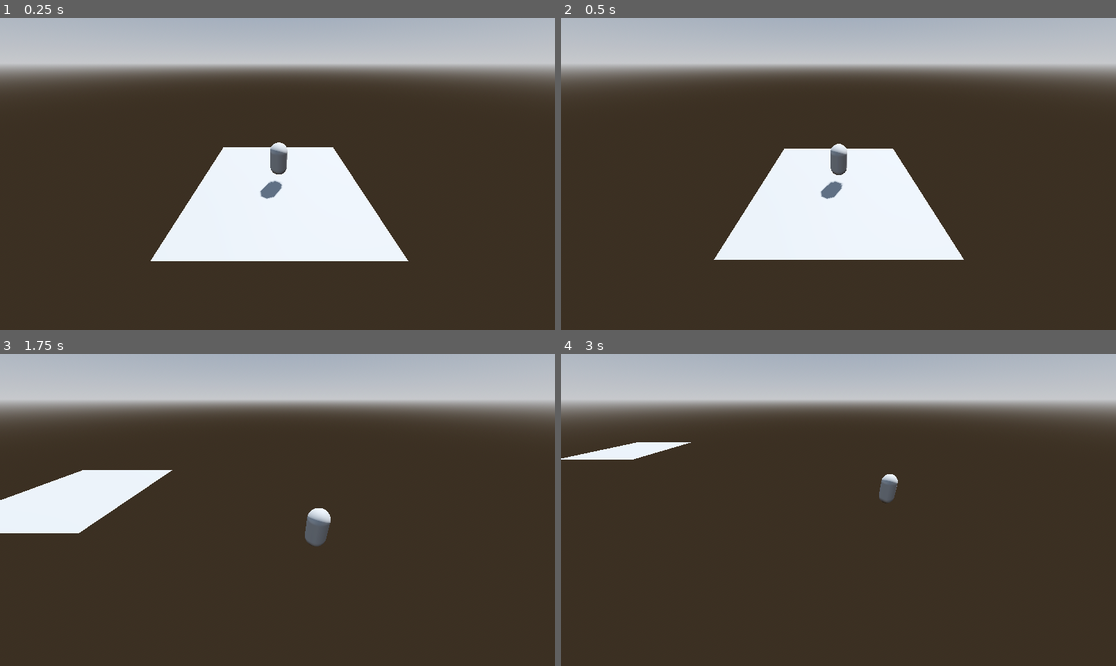
Above: before the commit, frames 1-4 (two rows, left to right).
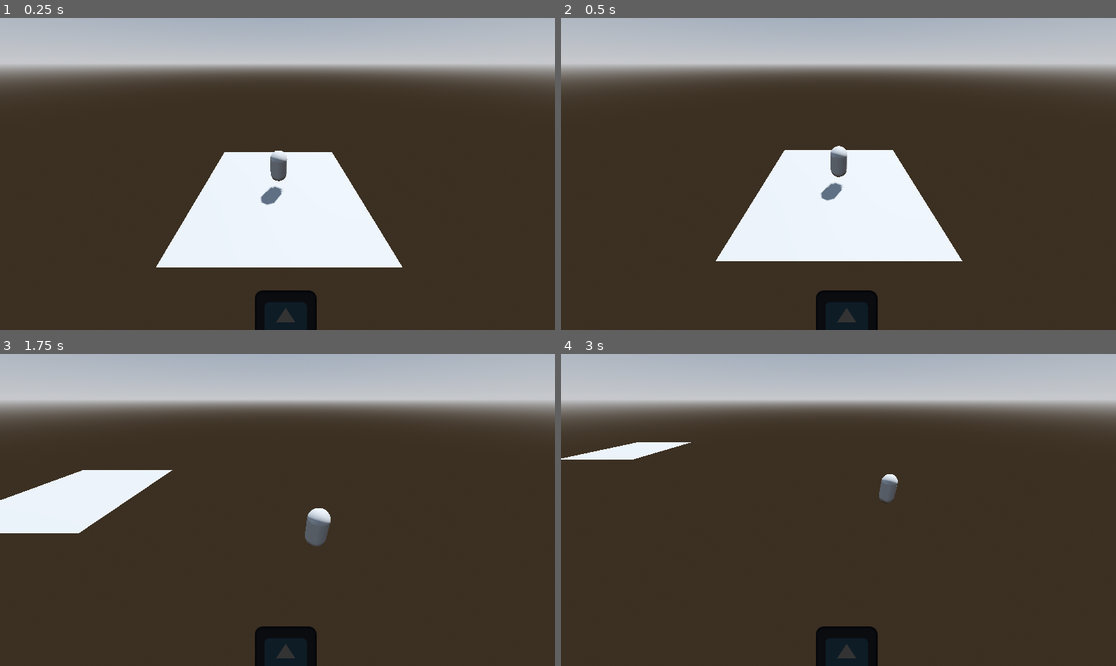
Above: after the commit, the same moments.

Repository: RadekWalaszczyk/ProjektJez
Game: Godot game, scene res://Scenes/test_scene.tscn
Two runs of this game, one before a commit and one after it. Both use one fixed random seed, a clock stepped at 60 frames per second and the inputs below. The engine's default icon, where the game draws it, is replaced by a stand-in: a white triangle on a blue panel in a dark square. Sound files missing from this copy of the repository are replaced by a short silence.
Inputs:
- Up to frame 1 (0.25 s): no input
- Up to frame 2 (0.5 s): no input
- Up to frame 3 (1.75 s): tap Enter (ui_accept) at 0.5, 0.6, 0.77, 1.07, 1.35, 1.52 s; hold D (ui_right) 0.53-1.28 s; hold S (ui_down) from 1.28 s (still down)
- Up to frame 4 (3 s): tap Enter (ui_accept) at 1.82, 2.1, 2.85 s; release S (ui_down) at 2.03 s; hold D (ui_right) 2.03-2.78 s; hold W (ui_up) from 2.78 s (still down)

The runs differ from the first frame. In frame 1, 3.7% of the frame differs, in the area x 27-74%, y 39-100%; in frame 2, 2.0%; in frame 3, 1.3%; in frame 4, 1.3%.

Commit message:
Prototype

Diff:
--- a/Prefabs/Player.tscn
+++ b/Prefabs/Player.tscn
@@ -1,7 +1,11 @@
-[gd_scene load_steps=5 format=3 uid="uid://cjt64ue20a5f1"]
+[gd_scene load_steps=9 format=3 uid="uid://cjt64ue20a5f1"]
 
 [ext_resource type="Script" path="res://Scripts/PlayerController.gd" id="1_dyoh4"]
 [ext_resource type="Script" path="res://Scripts/CameraController.gd" id="2_rb82a"]
+[ext_resource type="Script" path="res://Scripts/SpellController.gd" id="3_ynroj"]
+[ext_resource type="Script" path="res://Scripts/BeatManager.gd" id="4_58vux"]
+[ext_resource type="Texture2D" uid="uid://gh88pfdp6dlv" path="res://icon.svg" id="4_xoeax"]
+[ext_resource type="AudioStream" uid="uid://btdi3q8sq7be7" path="res://Music/Ben-10-Season-1-2-Opening-Theme-_English_-_HD_.mp3" id="6_cgpye"]
 
 [sub_resource type="CapsuleMesh" id="CapsuleMesh_md0lt"]
 
@@ -12,9 +16,6 @@
 
 [node name="PlayerController" type="CharacterBody3D" parent="."]
 script = ExtResource("1_dyoh4")
-MaxSpeed = 20.0
-Acceleration = 100.0
-Friction = 80.0
 
 [node name="PlayerBody" type="MeshInstance3D" parent="PlayerController"]
 transform = Transform3D(1, 0, 0, 0, 1, 0, 0, 0, 1, 0, 1, 0)
@@ -26,9 +27,29 @@
 shape = SubResource("CapsuleShape3D_sp17g")
 
 [node name="CameraController" type="Camera3D" parent="." node_paths=PackedStringArray("PlayerToFollow")]
-transform = Transform3D(1, 0, 0, 0, 0.815461, 0.578812, 0, -0.578812, 0.815461, -0.258678, 5.03265, 7.43828)
+transform = Transform3D(1, 0, 0, 0, 0.815461, 0.578812, 0, -0.578812, 0.815461, -0.258678, 6.83637, 7.43828)
 fov = 90.0
 script = ExtResource("2_rb82a")
 PlayerToFollow = NodePath("../PlayerController")
 ZOffset = 10.0
 FollowTime = 5.0
+
+[node name="SpellController" type="Node" parent="." node_paths=PackedStringArray("Beat")]
+script = ExtResource("3_ynroj")
+BeatMargin = 0.35
+Beat = NodePath("../BeatManager")
+
+[node name="DebugBeat" type="TextureRect" parent="SpellController"]
+offset_left = 529.0
+offset_top = 566.0
+offset_right = 657.0
+offset_bottom = 694.0
+texture = ExtResource("4_xoeax")
+
+[node name="BeatManager" type="AudioStreamPlayer2D" parent="."]
+stream = ExtResource("6_cgpye")
+autoplay = true
+script = ExtResource("4_58vux")
+bpm = 135
+
+[node name="StartTimer" type="Timer" parent="BeatManager"]
--- /dev/null
+++ b/Scripts/BeatManager.gd
@@ -0,0 +1,77 @@
+extends AudioStreamPlayer2D
+
+class_name BeatManager
+
+@export var bpm := 100
+@export var measures := 4
+
+# Tracking the beat and song position
+var song_position = 0.0
+var song_position_in_beats = 1
+var sec_per_beat = 60.0 / bpm
+var last_reported_beat = 0
+var beats_before_start = 0
+var measure = 1
+
+# Determining how close to the beat an event is
+var closest = 0
+var time_off_beat = 0.0
+
+signal beat(position)
+signal measure_signal(position)
+
+
+func _ready():
+	sec_per_beat = 60.0 / bpm
+
+
+func _physics_process(_delta):
+	if playing:
+		song_position = get_playback_position() + AudioServer.get_time_since_last_mix()
+		song_position -= AudioServer.get_output_latency()
+		song_position_in_beats = int(floor(song_position / sec_per_beat)) + beats_before_start
+		_report_beat()
+
+
+func _report_beat():
+	if last_reported_beat < song_position_in_beats:
+		if measure > measures:
+			measure = 1
+		emit_signal("beat", song_position_in_beats)
+		emit_signal("measure_signal", measure)
+		last_reported_beat = song_position_in_beats
+		measure += 1
+
+
+func play_with_beat_offset(num):
+	beats_before_start = num
+	$StartTimer.wait_time = sec_per_beat
+	$StartTimer.start()
+
+
+func time_to_closest_beat() -> Vector2:
+	closest = int(round((song_position / sec_per_beat) / song_position_in_beats) * song_position_in_beats)
+	time_off_beat = abs(closest * sec_per_beat - song_position)
+	print(song_position_in_beats)
+	return Vector2(closest, time_off_beat)
+
+
+func play_from_beat(beat, offset):
+	play()
+	seek(beat * sec_per_beat)
+	beats_before_start = offset
+	measure = beat % measures
+
+
+func _on_StartTimer_timeout():
+	song_position_in_beats += 1
+	if song_position_in_beats < beats_before_start - 1:
+		$StartTimer.start()
+	elif song_position_in_beats == beats_before_start - 1:
+		$StartTimer.wait_time = $StartTimer.wait_time - (AudioServer.get_time_to_next_mix() +
+														AudioServer.get_output_latency())
+		$StartTimer.start()
+	else:
+		play()
+		$StartTimer.stop()
+	_report_beat()
--- a/Scripts/PlayerController.gd
+++ b/Scripts/PlayerController.gd
@@ -1,19 +1,18 @@
 extends CharacterBody3D
 
-@export var MaxSpeed : float = 400
-@export var Acceleration : float = 1500
-@export var Friction : float = 600
+@export var MaxSpeed : float = 20
+@export var Acceleration : float = 100
+@export var Friction : float = 80
 
 var input : Vector3 = Vector3.ZERO
+
+func _physics_process(delta):
+	PlayerMovement(delta)
 
 func GetInput() -> Vector3:
 	var input_dir = Input.get_vector("ui_left", "ui_right", "ui_up", "ui_down")
 	var direction = (transform.basis * Vector3(input_dir.x, 0, input_dir.y))
 	return direction.normalized()
-
-func _physics_process(delta):
-	PlayerMovement(delta)
-	pass
 
 func PlayerMovement(delta : float):
 	input = GetInput()
--- /dev/null
+++ b/Scripts/SpellController.gd
@@ -0,0 +1,20 @@
+extends Node
+
+@export_range(0.1, 0.5) var BeatMargin : float
+
+@export var Beat : BeatManager
+
+func _ready():
+	$DebugBeat.self_modulate = Color(0.2, 0.2, 0.2)
+	pass # Replace with function body.
+
+func _process(delta):
+	if Input.is_action_just_pressed("ui_accept"):
+		var beat = Beat.time_to_closest_beat()
+		if beat.y <= BeatMargin:
+			print(beat)
+			$DebugBeat.self_modulate = Color(1, 1, 1)
+		else:
+			$DebugBeat.self_modulate = Color(0.2, 0.2, 0.2)
+	else:
+		$DebugBeat.self_modulate = Color(0.2, 0.2, 0.2)
--- a/project.godot
+++ b/project.godot
@@ -21,6 +21,14 @@
 
 [input]
 
+ui_accept={
+"deadzone": 0.5,
+"events": [Object(InputEventKey,"resource_local_to_scene":false,"resource_name":"","device":0,"window_id":0,"alt_pressed":false,"shift_pressed":false,"ctrl_pressed":false,"meta_pressed":false,"pressed":false,"keycode":4194309,"physical_keycode":0,"key_label":0,"unicode":0,"echo":false,"script":null)
+, Object(InputEventKey,"resource_local_to_scene":false,"resource_name":"","device":0,"window_id":0,"alt_pressed":false,"shift_pressed":false,"ctrl_pressed":false,"meta_pressed":false,"pressed":false,"keycode":4194310,"physical_keycode":0,"key_label":0,"unicode":0,"echo":false,"script":null)
+, Object(InputEventKey,"resource_local_to_scene":false,"resource_name":"","device":0,"window_id":0,"alt_pressed":false,"shift_pressed":false,"ctrl_pressed":false,"meta_pressed":false,"pressed":false,"keycode":32,"physical_keycode":0,"key_label":0,"unicode":32,"echo":false,"script":null)
+, Object(InputEventKey,"resource_local_to_scene":false,"resource_name":"","device":-1,"window_id":0,"alt_pressed":false,"shift_pressed":false,"ctrl_pressed":false,"meta_pressed":false,"pressed":false,"keycode":0,"physical_keycode":4194320,"key_label":0,"unicode":0,"echo":false,"script":null)
+]
+}
 ui_left={
 "deadzone": 0.5,
 "events": [Object(InputEventKey,"resource_local_to_scene":false,"resource_name":"","device":-1,"window_id":0,"alt_pressed":false,"shift_pressed":false,"ctrl_pressed":false,"meta_pressed":false,"pressed":false,"keycode":65,"physical_keycode":0,"key_label":0,"unicode":97,"echo":false,"script":null)
Not shown, added: Music/Ben-10-Season-1-2-Opening-Theme-_English_-_HD_.mp3.import
Not shown, added: Music/Ben-10-Season-1-2-Opening-Theme-_English_-_HD_.mp3
